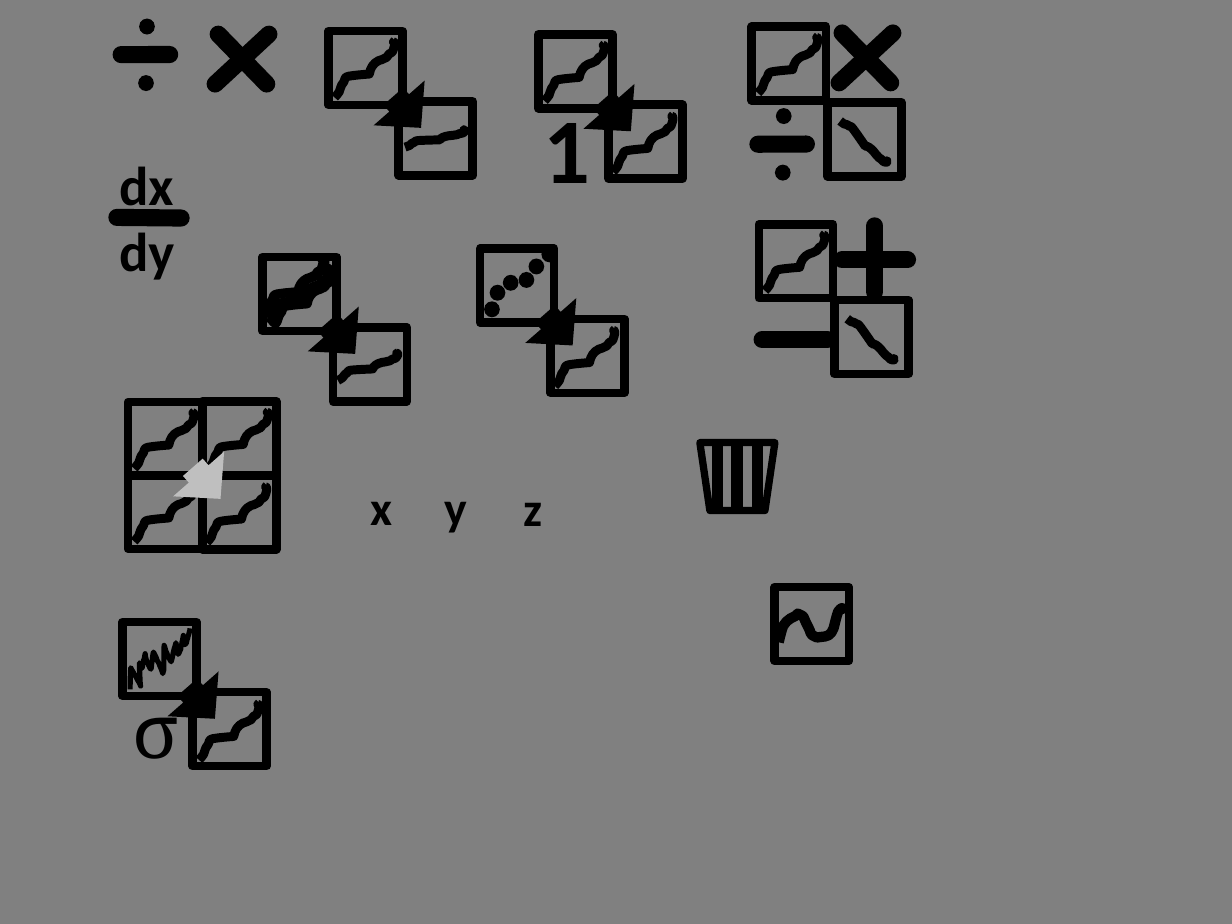
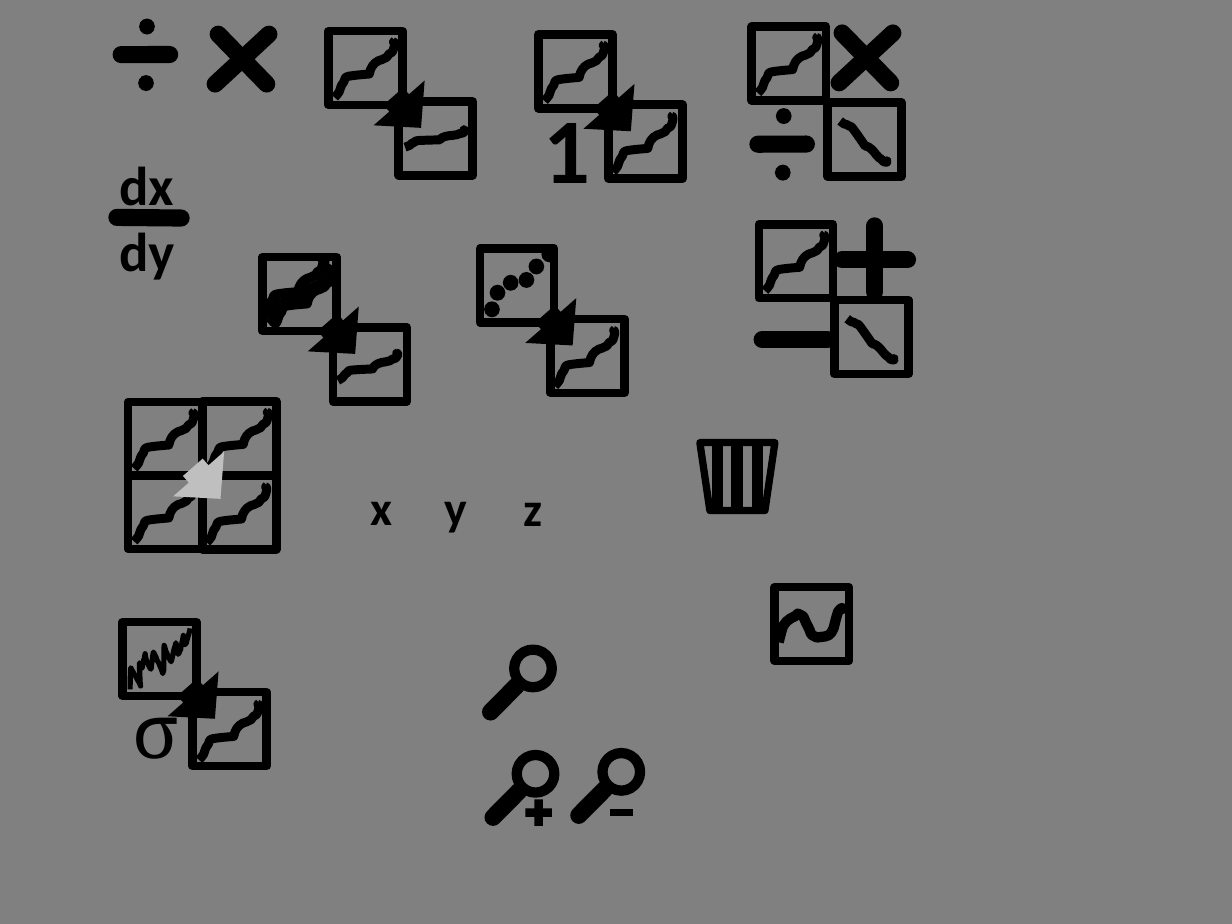
Before and after one commit to spectrafox/spectrafox, a slide deck: slide 2 of artwork/icons/MyOwnIcons.pptx. Drawn at 1232x924 pixels with LibreOffice and Linux fonts; fonts in the diff are those of the drawing. Boxes give left, top, right and bottom in pixels: in the first picture for what was removed or moved away, otherwise in the second. Text is boxed around its words. In the diff, an @@ line names an element or a change of style, - is before the commit and + after.

```diff
--- a/artwork/icons/MyOwnIcons.pptx
+++ b/artwork/icons/MyOwnIcons.pptx
@@ ellipse added at (514,649,552,687), outline #000000 6 pt @@
@@ line added from (516, 686) to (490, 712), #000000 10 pt @@
@@ ellipse added at (516,755,554,793), outline #000000 6 pt @@
@@ ellipse added at (602,753,641,791), outline #000000 6 pt @@
@@ line added from (519, 791) to (493, 817), #000000 10 pt @@
@@ plus sign added at (521,795,557,830), fill #000000 @@
@@ line added from (605, 788) to (579, 816), #000000 10 pt @@
@@ math minus added at (606,797,637,828), fill #000000 @@
```
Also in this commit, not shown: 50 other files.
